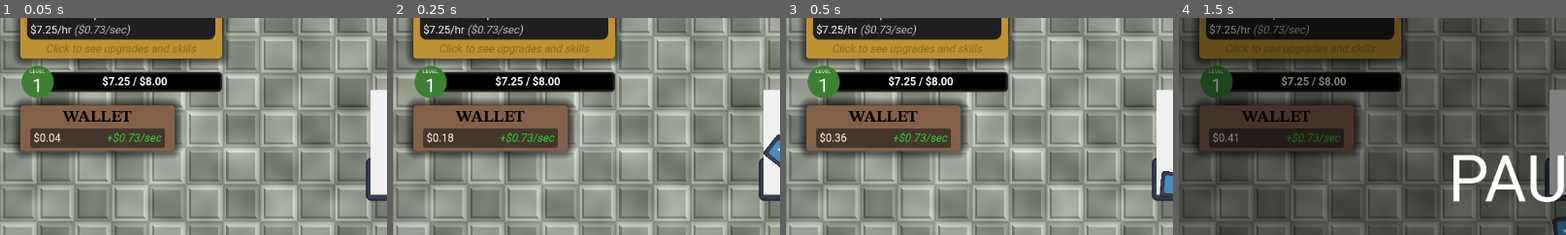
Above: before the commit, frames 1-4 (left to right).
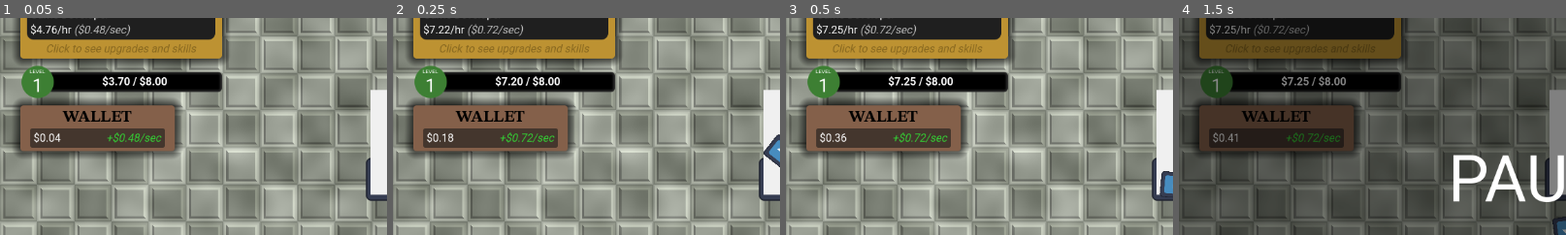
Above: after the commit, the same moments.

Repository: artmouse155/Escape-Minimum-Wage
Game: Godot game, scene res://main.tscn
Two runs of this game, one before a commit and one after it. Both use one fixed random seed, a clock stepped at 60 frames per second and the inputs below. The engine's default icon, where the game draws it, is replaced by a stand-in: a white triangle on a blue panel in a dark square.
Inputs (mouse positions are % of the whole screen's width and height, from its top left):
- Up to frame 1 (0.05 s): no input
- Up to frame 2 (0.25 s): no input
- Up to frame 3 (0.5 s): no input
- Up to frame 4 (1.5 s): click (90, 6) at 0.5 s; click (97, 6) at 1.25 s
The pictures show only the part of the screen within x 0-50%, y 13-63%; the shares and areas given below are measured in that part.

The runs differ from the first frame. In frame 1, 0.3% of the frame differs, in the area x 9-36%, y 3-58%; in frame 2, 0.1%; in frame 3, less than 0.1%; in frame 4, less than 0.1%.

Commit message:
Creating the shop

Diff:
--- /dev/null
+++ b/escape-minimum-wage/Game/UI/Shop/shop.tscn
@@ -0,0 +1,149 @@
+[gd_scene load_steps=8 format=3 uid="uid://di5fus4hd3do6"]
+
+[ext_resource type="Theme" uid="uid://d1gbsuhluo4pk" path="res://Resources/Theme/main_theme.tres" id="1_786ea"]
+[ext_resource type="FontFile" uid="uid://blyvam7ls03v6" path="res://Resources/STIX_Two_Text/static/STIXTwoText-Bold.ttf" id="1_y3akm"]
+[ext_resource type="Texture2D" uid="uid://bk5bvjwitdb73" path="res://Game/UI/black_circle.png" id="3_mb8kc"]
+[ext_resource type="Script" uid="uid://bdmgwks0kuafh" path="res://Game/tween_button.gd" id="4_myqds"]
+
+[sub_resource type="StyleBoxFlat" id="StyleBoxFlat_786ea"]
+bg_color = Color(0.56, 0.47768, 0.2856, 1)
+
+[sub_resource type="LabelSettings" id="LabelSettings_mb8kc"]
+font = ExtResource("1_y3akm")
+font_size = 48
+font_color = Color(0, 0, 0, 1)
+
+[sub_resource type="LabelSettings" id="LabelSettings_786ea"]
+font = ExtResource("1_y3akm")
+font_size = 24
+font_color = Color(0, 0, 0, 1)
+
+[node name="Shop" type="Control"]
+layout_mode = 3
+anchors_preset = 15
+anchor_right = 1.0
+anchor_bottom = 1.0
+grow_horizontal = 2
+grow_vertical = 2
+theme = ExtResource("1_786ea")
+
+[node name="PanelContainer" type="PanelContainer" parent="."]
+custom_minimum_size = Vector2(800, 1200)
+layout_mode = 0
+offset_right = 40.0
+offset_bottom = 40.0
+theme_override_styles/panel = SubResource("StyleBoxFlat_786ea")
+
+[node name="MarginContainer" type="MarginContainer" parent="PanelContainer"]
+layout_mode = 2
+theme_override_constants/margin_left = 50
+theme_override_constants/margin_top = 50
+theme_override_constants/margin_right = 50
+theme_override_constants/margin_bottom = 50
+
+[node name="VBoxContainer" type="VBoxContainer" parent="PanelContainer/MarginContainer"]
+layout_mode = 2
+theme_override_constants/separation = 10
+
+[node name="Label" type="Label" parent="PanelContainer/MarginContainer/VBoxContainer"]
+layout_mode = 2
+text = "RESUME"
+label_settings = SubResource("LabelSettings_mb8kc")
+horizontal_alignment = 1
+vertical_alignment = 1
+
+[node name="HSeparator" type="HSeparator" parent="PanelContainer/MarginContainer/VBoxContainer"]
+layout_mode = 2
+
+[node name="MarginContainer" type="MarginContainer" parent="PanelContainer/MarginContainer/VBoxContainer"]
+layout_mode = 2
+theme_override_constants/margin_left = 25
+theme_override_constants/margin_top = 25
+theme_override_constants/margin_right = 25
+theme_override_constants/margin_bottom = 25
+
+[node name="VBoxContainer" type="VBoxContainer" parent="PanelContainer/MarginContainer/VBoxContainer/MarginContainer"]
+layout_mode = 2
+
+[node name="Label" type="Label" parent="PanelContainer/MarginContainer/VBoxContainer/MarginContainer/VBoxContainer"]
+layout_mode = 2
+text = "EDUCATION"
+label_settings = SubResource("LabelSettings_786ea")
+vertical_alignment = 1
+
+[node name="HSeparator" type="HSeparator" parent="PanelContainer/MarginContainer/VBoxContainer/MarginContainer/VBoxContainer"]
+layout_mode = 2
+
+[node name="MarginContainer" type="MarginContainer" parent="PanelContainer/MarginContainer/VBoxContainer/MarginContainer/VBoxContainer"]
+layout_mode = 2
+theme_override_constants/margin_left = 20
+theme_override_constants/margin_top = 20
+theme_override_constants/margin_right = 20
+theme_override_constants/margin_bottom = 20
+
+[node name="VBoxContainer" type="VBoxContainer" parent="PanelContainer/MarginContainer/VBoxContainer/MarginContainer/VBoxContainer/MarginContainer"]
+layout_mode = 2
+
+[node name="ShopItem" type="PanelContainer" parent="PanelContainer/MarginContainer/VBoxContainer/MarginContainer/VBoxContainer/MarginContainer/VBoxContainer"]
+layout_mode = 2
+
+[node name="MarginContainer" type="MarginContainer" parent="PanelContainer/MarginContainer/VBoxContainer/MarginContainer/VBoxContainer/MarginContainer/VBoxContainer/ShopItem"]
+layout_mode = 2
+theme_override_constants/margin_left = 5
+theme_override_constants/margin_top = 5
+theme_override_constants/margin_right = 5
+theme_override_constants/margin_bottom = 5
+
+[node name="HBoxContainer" type="HBoxContainer" parent="PanelContainer/MarginContainer/VBoxContainer/MarginContainer/VBoxContainer/MarginContainer/VBoxContainer/ShopItem/MarginContainer"]
+layout_mode = 2
+
+[node name="PanelContainer" type="PanelContainer" parent="PanelContainer/MarginContainer/VBoxContainer/MarginContainer/VBoxContainer/MarginContainer/VBoxContainer/ShopItem/MarginContainer/HBoxContainer"]
+layout_mode = 2
+
+[node name="MarginContainer" type="MarginContainer" parent="PanelContainer/MarginContainer/VBoxContainer/MarginContainer/VBoxContainer/MarginContainer/VBoxContainer/ShopItem/MarginContainer/HBoxContainer/PanelContainer"]
+layout_mode = 2
+theme_override_constants/margin_left = 5
+theme_override_constants/margin_top = 5
+theme_override_constants/margin_right = 5
+theme_override_constants/margin_bottom = 5
+
+[node name="TextureRect" type="TextureRect" parent="PanelContainer/MarginContainer/VBoxContainer/MarginContainer/VBoxContainer/MarginContainer/VBoxContainer/ShopItem/MarginContainer/HBoxContainer/PanelContainer/MarginContainer"]
+layout_mode = 2
+texture = ExtResource("3_mb8kc")
+
+[node name="VBoxContainer" type="VBoxContainer" parent="PanelContainer/MarginContainer/VBoxContainer/MarginContainer/VBoxContainer/MarginContainer/VBoxContainer/ShopItem/MarginContainer/HBoxContainer"]
+layout_mode = 2
+size_flags_horizontal = 3
+
+[node name="Label" type="Label" parent="PanelContainer/MarginContainer/VBoxContainer/MarginContainer/VBoxContainer/MarginContainer/VBoxContainer/ShopItem/MarginContainer/HBoxContainer/VBoxContainer"]
+layout_mode = 2
+text = "Resume Tier"
+
+[node name="Label2" type="Label" parent="PanelContainer/MarginContainer/VBoxContainer/MarginContainer/VBoxContainer/MarginContainer/VBoxContainer/ShopItem/MarginContainer/HBoxContainer/VBoxContainer"]
+layout_mode = 2
+text = "Napkin"
+
+[node name="VBoxContainer2" type="VBoxContainer" parent="PanelContainer/MarginContainer/VBoxContainer/MarginContainer/VBoxContainer/MarginContainer/VBoxContainer/ShopItem/MarginContainer/HBoxContainer"]
+layout_mode = 2
+size_flags_horizontal = 3
+
+[node name="Label" type="Label" parent="PanelContainer/MarginContainer/VBoxContainer/MarginContainer/VBoxContainer/MarginContainer/VBoxContainer/ShopItem/MarginContainer/HBoxContainer/VBoxContainer2"]
+layout_mode = 2
+text = "Napkin -> Paper"
+horizontal_alignment = 1
+
+[node name="PanelContainer" type="PanelContainer" parent="PanelContainer/MarginContainer/VBoxContainer/MarginContainer/VBoxContainer/MarginContainer/VBoxContainer/ShopItem/MarginContainer/HBoxContainer/VBoxContainer2"]
+layout_mode = 2
+size_flags_vertical = 3
+
+[node name="Label" type="Label" parent="PanelContainer/MarginContainer/VBoxContainer/MarginContainer/VBoxContainer/MarginContainer/VBoxContainer/ShopItem/MarginContainer/HBoxContainer/VBoxContainer2/PanelContainer"]
+layout_mode = 2
+text = "$43.00"
+horizontal_alignment = 1
+
+[node name="TweenButton" type="Button" parent="PanelContainer/MarginContainer/VBoxContainer/MarginContainer/VBoxContainer/MarginContainer/VBoxContainer/ShopItem/MarginContainer/HBoxContainer"]
+custom_minimum_size = Vector2(100, 0)
+layout_mode = 2
+text = "BUY"
+script = ExtResource("4_myqds")
+metadata/_custom_type_script = "uid://bdmgwks0kuafh"
--- a/escape-minimum-wage/Game/World/Enemy/enemy_spawner.gd
+++ b/escape-minimum-wage/Game/World/Enemy/enemy_spawner.gd
@@ -6,8 +6,8 @@
 @export var EnemyScene: PackedScene
 @export var PlayerNode: Player
 
-var max_enemies := 10
-var spawn_rate := .1
+var max_enemies := 5
+var spawn_rate := 1
 
 var level := 1
 
--- a/escape-minimum-wage/Game/game.gd
+++ b/escape-minimum-wage/Game/game.gd
@@ -1,5 +1,6 @@
 class_name Game extends Control
 
+#region exports
 @export var WorldNode: World
 @export var background_tiles: ShaderMaterial
 
@@ -26,7 +27,7 @@
 @export var PauseScreen: ColorRect
 
 
-
+@export var TitleNode: Title
 
 @export_group("Labels")
 @export var TitleLabel: Label
@@ -38,8 +39,8 @@
 @export var LevelLabel: Label
 @export var XPBarLabel: Label
 @export_group("")
+#endregion
 
-@export var TitleNode: Title
 
 const HOURS_PER_SECOND := .1
 
@@ -49,8 +50,8 @@
 
 # For the UI
 var xp_progress := 0.0
-var visual_xp_progress := 0.0
-var VISUAL_LERP := 0.1
+var visual_salary := 0.0
+var VISUAL_LERP := 0.3
 
 var current_level_data : Dictionary = PlayerResource.levels[PlayerResource.INITIAL_LEVEL - 1]
 var next_level_data : Dictionary = PlayerResource.levels[PlayerResource.INITIAL_LEVEL]
@@ -59,6 +60,7 @@
 var raise_needed : float = current_level_data[PlayerResource.LevelDataTypes.RAISE_NEEDED]
 
 var is_boss_level : bool = false
+
 
 func _ready() -> void:
 	assert(background_tiles, "Background Tiles not connected")
@@ -70,11 +72,13 @@
 	update_playerdata(PlayerResource.new())
 	LevelLabel.text = str(playerdata.level)
 
+
 func _input(_event: InputEvent) -> void:
 	if Input.is_action_just_pressed("pause"):
 		toggle_pause()
 	if not get_tree().paused and Input.is_action_just_pressed("debug_cheat"):
 		on_enemy_dead(raise_needed, "DEBUG CHEAT")
+
 
 func toggle_pause() -> void:
 	get_tree().paused = not get_tree().paused
@@ -86,6 +90,7 @@
 		Pause.icon = preload("uid://cvy8hb0kkcmuv")
 		Settings.icon = preload("uid://dtvw1irhowm2l")
 
+
 func _process(delta: float) -> void:
 	background_tiles.set_shader_parameter("offset", WorldNode.PlayerNode.position)
 	background_tiles.set_shader_parameter("zoom", WorldNode.Camera.zoom)
@@ -96,15 +101,17 @@
 		update_playerdata(playerdata)
 
 		#update the XPBar visuals
-		visual_xp_progress = lerp(visual_xp_progress, xp_progress, VISUAL_LERP)
-		XPBar.value = visual_xp_progress
+
+		visual_salary = lerp(visual_salary, playerdata.salary, VISUAL_LERP)
+		XPBar.value = (visual_salary - current_wage_threshold) / raise_needed
+		SalaryLabel.text = "$%0.2f/hr [color=gray][i]($%0.2f/sec)[/i][/color]" % [visual_salary, visual_salary * HOURS_PER_SECOND]
+		RateLabel.text = "[color=#34d134][i]+$%0.2f/sec[/i][/color]" % (visual_salary * HOURS_PER_SECOND)
+
 
 func update_playerdata(_playerdata: PlayerResource):
 	playerdata = _playerdata
 	TitleLabel.text = playerdata.title
-	SalaryLabel.text = "$%0.2f/hr [color=gray][i]($%0.2f/sec)[/i][/color]" % [playerdata.salary, playerdata.salary * HOURS_PER_SECOND]
 	MoneyLabel.text = "$%0.2f" % playerdata.money
-	RateLabel.text = "[color=#34d134][i]+$%0.2f/sec[/i][/color]" % (playerdata.salary * HOURS_PER_SECOND)
 	xp_progress = (playerdata.salary - current_wage_threshold) / raise_needed
 	if xp_progress >= 1.0:
 		if playerdata.level == PlayerResource.MAX_LEVEL:
@@ -118,8 +125,9 @@
 		else:
 			next_level()
 	else:
-		XPBarLabel.text = "$%0.2f / $%0.2f" % [playerdata.salary, next_wage_threshold]
+		XPBarLabel.text = "$%0.2f / $%0.2f" % [visual_salary, next_wage_threshold]
 		playerdata_updated.emit(playerdata)
+
 
 func next_level():
 	TitleNode.show_title("LEVEL UP")
@@ -136,6 +144,7 @@
 		is_boss_level = current_level_data[PlayerResource.LevelDataTypes.BOSS_LEVEL]
 		Skull.visible = is_boss_level
 	update_playerdata(playerdata)
+
 
 func summon_boss():
 	TitleNode.show_title("PERFORMANCE\nREVIEW")
@@ -160,6 +169,7 @@
 	XPBar.theme_type_variation = normal_xp_bar_theme
 	next_level()
 
+
 func on_enemy_dead(_raise_amt: float, _title: String):
 	if not playerdata.is_fighting_boss:
 		playerdata.salary += _raise_amt
--- a/escape-minimum-wage/Game/game.tscn
+++ b/escape-minimum-wage/Game/game.tscn
@@ -71,7 +71,7 @@
 }
 point_count = 3
 
-[node name="Game" type="Control" node_paths=PackedStringArray("WorldNode", "XPBar", "Skull", "Pause", "Settings", "PauseScreen", "TitleLabel", "SalaryLabel", "MoneyLabel", "RateLabel", "LevelLabel", "XPBarLabel", "TitleNode")]
+[node name="Game" type="Control" node_paths=PackedStringArray("WorldNode", "XPBar", "Skull", "Pause", "Settings", "PauseScreen", "TitleNode", "TitleLabel", "SalaryLabel", "MoneyLabel", "RateLabel", "LevelLabel", "XPBarLabel")]
 process_mode = 3
 layout_mode = 3
 anchors_preset = 15
--- a/escape-minimum-wage/Resources/Theme/main_theme.tres
+++ b/escape-minimum-wage/Resources/Theme/main_theme.tres
@@ -1,6 +1,9 @@
-[gd_resource type="Theme" load_steps=7 format=3 uid="uid://d1gbsuhluo4pk"]
+[gd_resource type="Theme" load_steps=8 format=3 uid="uid://d1gbsuhluo4pk"]
 
 [ext_resource type="FontFile" uid="uid://cnia72dhps7n2" path="res://Resources/Alfa_Slab_One/AlfaSlabOne-Regular.ttf" id="1_itn17"]
+
+[sub_resource type="StyleBoxLine" id="StyleBoxLine_itn17"]
+thickness = 6
 
 [sub_resource type="StyleBoxFlat" id="StyleBoxFlat_226ie"]
 bg_color = Color(0, 0, 0, 1)
@@ -51,6 +54,7 @@
 DisplayLabel/base_type = &"Label"
 DisplayLabel/font_sizes/font_size = 32
 DisplayLabel/fonts/font = ExtResource("1_itn17")
+HSeparator/styles/separator = SubResource("StyleBoxLine_itn17")
 HealthBar/base_type = &"ProgressBar"
 HealthBar/styles/background = SubResource("StyleBoxFlat_226ie")
 HealthBar/styles/fill = SubResource("StyleBoxFlat_itn17")
Not shown: 1 places in escape-minimum-wage/Game/game.tscn that only renumber resources
